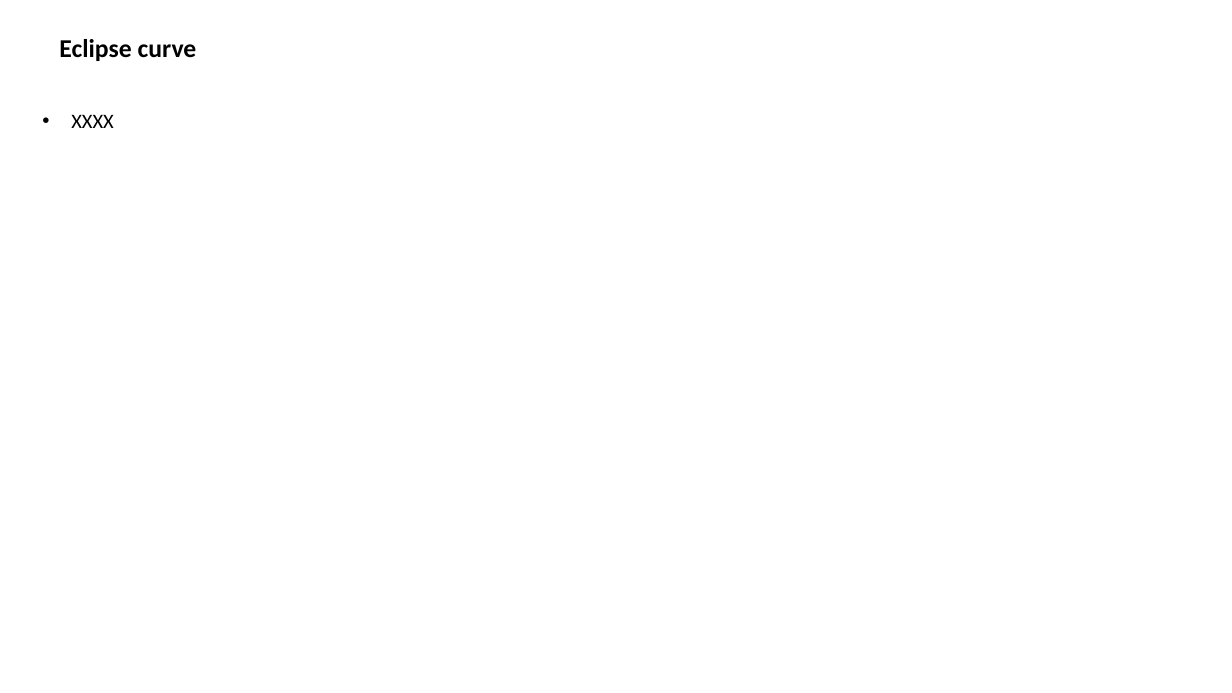
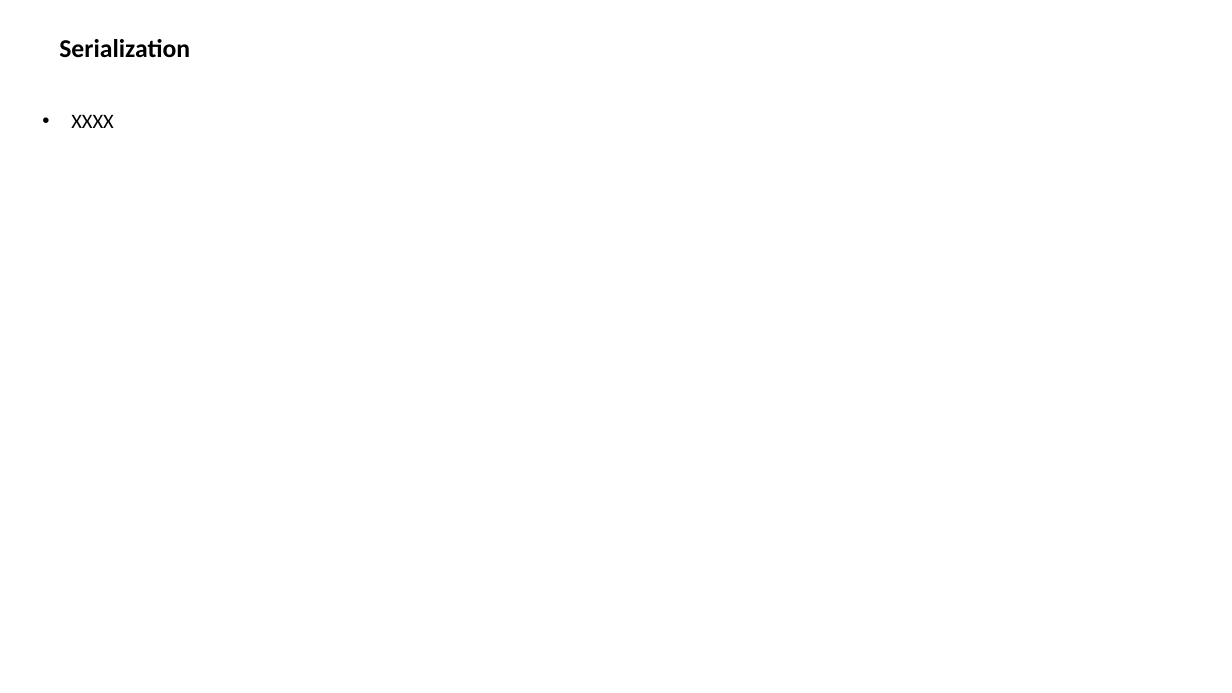
Before and after one commit to yuzhangd/programming_bitcoin, a slide deck: slide 5 of programming bitcoin.pptx. Drawn at 1232x693 pixels with LibreOffice and Linux fonts; fonts in the diff are those of the drawing. Boxes give left, top, right and bottom in pixels: in the first picture for what was removed or moved away, otherwise in the second. Text is boxed around its words. In the diff, an @@ line names an element or a change of style, - is before the commit and + after.

```diff
--- a/programming bitcoin.pptx
+++ b/programming bitcoin.pptx
@@ text at (x1=59, y1=39, x2=190, y2=58): text changed @@
-Eclipse curve
+Serialization
```
Also in this commit, not shown: 1 other slide changed, 3 other files.
